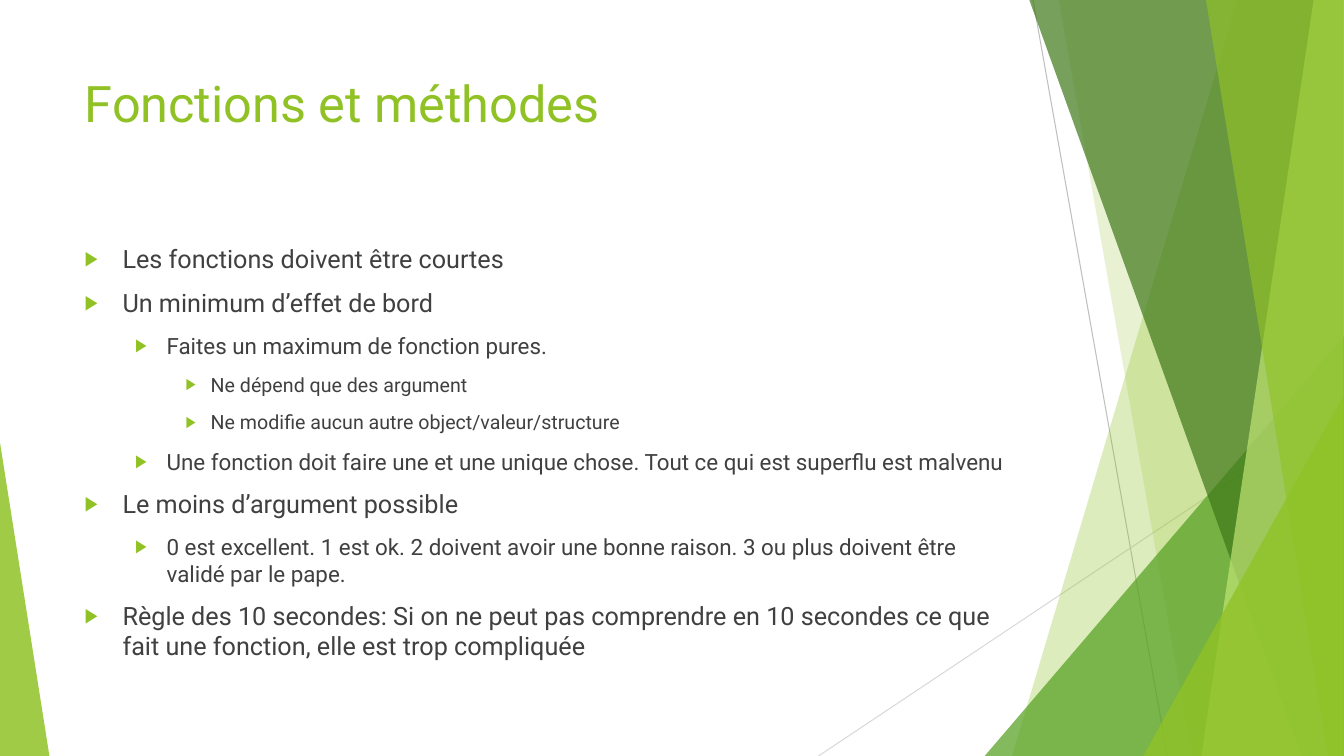
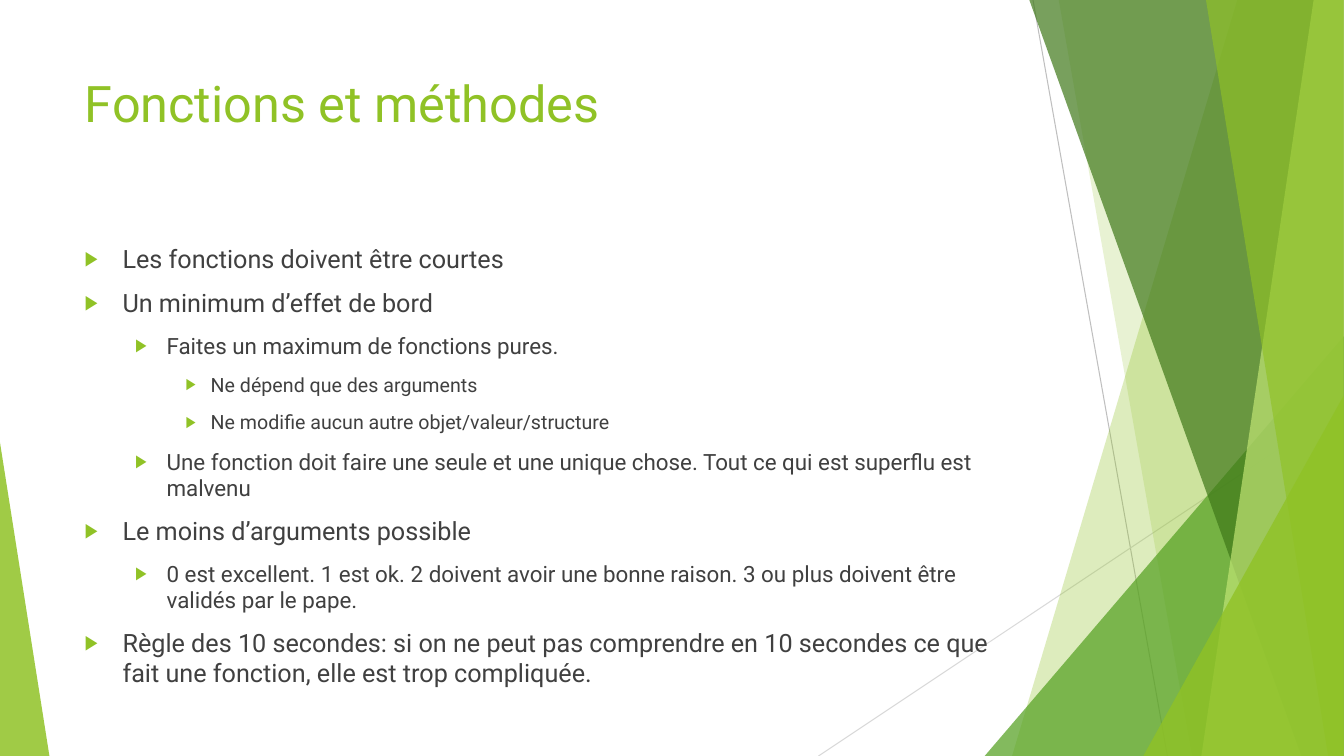
Before and after one commit to worming004/SimpleIsNotEasy, a slide deck: slide 19 of PPT/Easy != Simple.pptx. Drawn at 1344x756 pixels with LibreOffice and Linux fonts; fonts in the diff are those of the drawing. Boxes give left, top, right and bottom in pixels: in the first picture for what was removed or moved away, otherwise in the second. Text is boxed around its words. In the diff, an @@ line names an element or a change of style, - is before the commit and + after.

```diff
--- a/PPT/Easy != Simple.pptx
+++ b/PPT/Easy != Simple.pptx
@@ text at (x1=123, y1=377, x2=988, y2=687): text changed @@
-  ▶ Faites un maximum de fonction pures.
-    ▶ Ne dépend que des argument
-    ▶ Ne modifie aucun autre object/valeur/structure
-  ▶ Une fonction doit faire une et une unique chose. Tout ce qui est superflu est malvenu
-▶ Le moins d’argument possible
-  ▶ 0 est excellent. 1 est ok. 2 doivent avoir une bonne raison. 3 ou plus doivent être validé par le pape.
-▶ Règle des 10 secondes: Si on ne peut pas comprendre en 10 secondes ce que fait une fonction, elle est trop compliquée
+  ▶ Faites un maximum de fonctions pures.
+    ▶ Ne dépend que des arguments
+    ▶ Ne modifie aucun autre objet/valeur/structure
+  ▶ Une fonction doit faire une seule et une unique chose. Tout ce qui est superflu est malvenu
+▶ Le moins d’arguments possible
+  ▶ 0 est excellent. 1 est ok. 2 doivent avoir une bonne raison. 3 ou plus doivent être validés par le pape.
+▶ Règle des 10 secondes: si on ne peut pas comprendre en 10 secondes ce que fait une fonction, elle est trop compliquée.
```
Also in this commit, not shown: 16 other slides changed.
